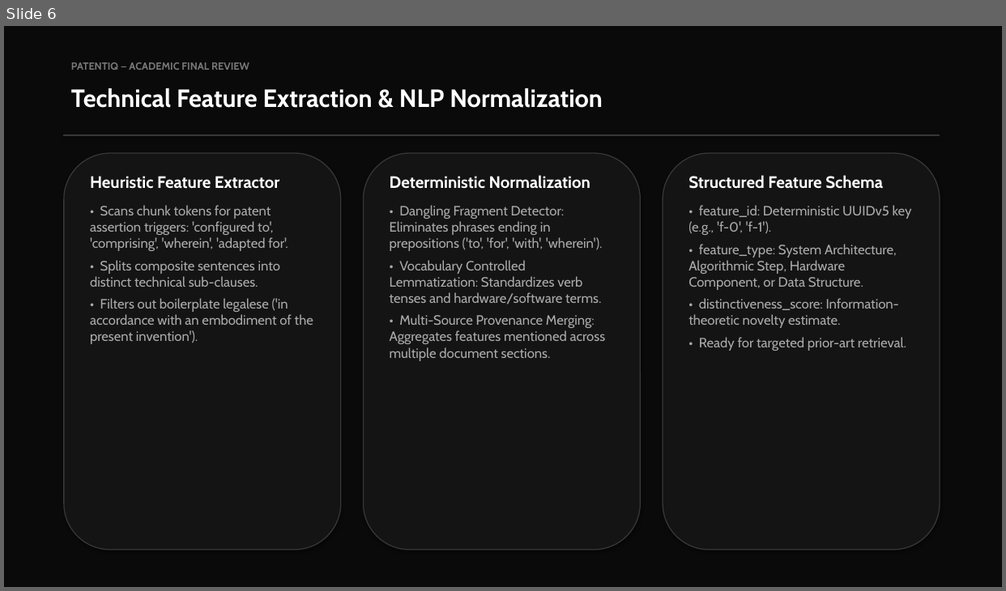
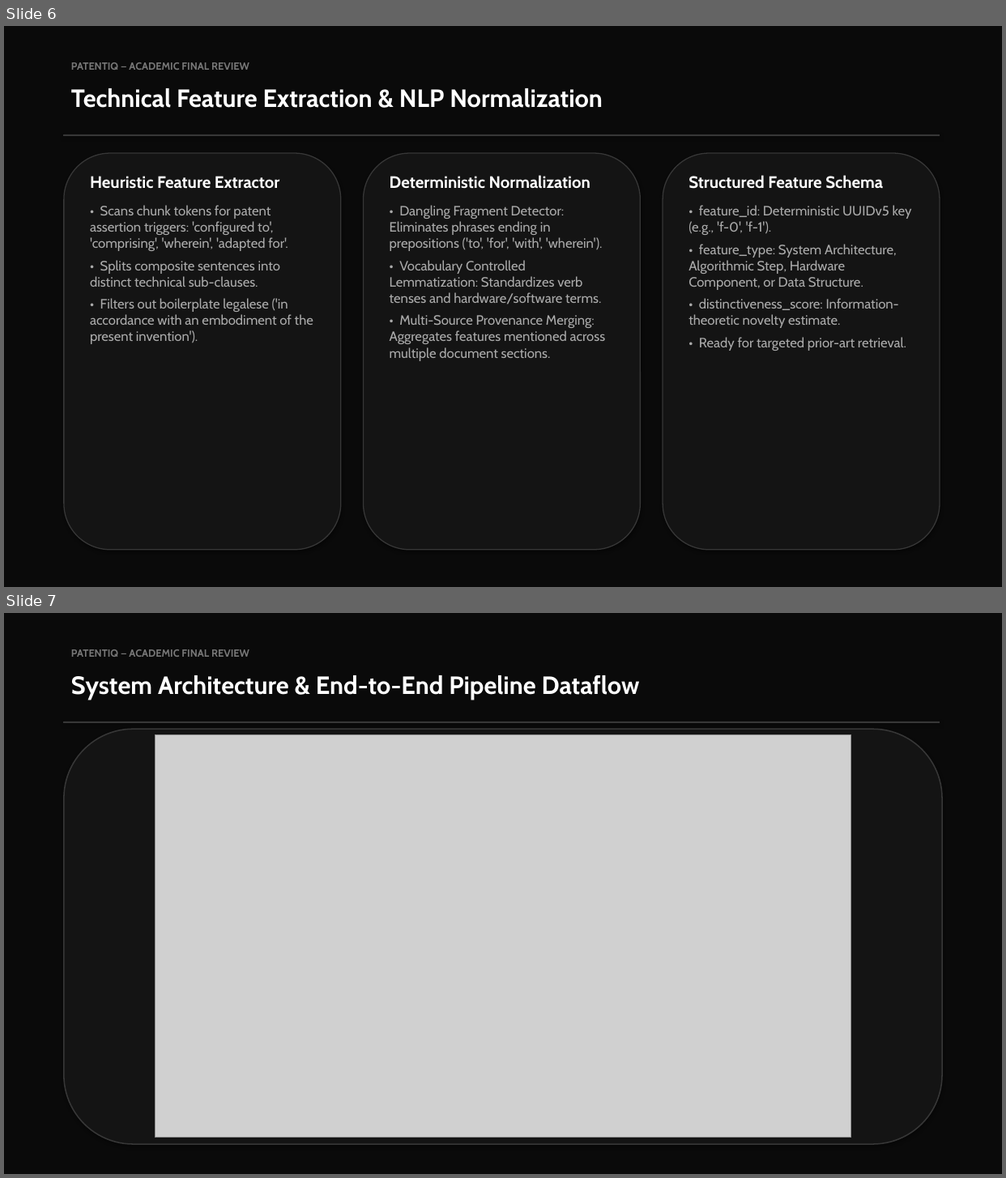
Before and after one commit to karrthiknamasani-bot/PatentIQ, a slide deck: PatentIQ_Final_Review_Presentation.pptx. Shown one above the other, each under a label of ours: slide 6 before the commit, slides 6 and 7 after it. The pictures are 1006x591 and 1006x1178 pixels, drawn with LibreOffice and Linux fonts; fonts in the diff are those of the drawing; grey boxes stand for pictures. Boxes give left, top, right and bottom in pixels: in the first picture for what was removed or moved away, otherwise in the second. Text is boxed around its words. In the diff, an @@ line names an element or a change of style, - is before the commit and + after.

Commit message:
feat(presentation): embed full gitdiagram architecture diagram on slide 7

```diff
--- a/PatentIQ_Final_Review_Presentation.pptx
+++ b/PatentIQ_Final_Review_Presentation.pptx
@@ slide 7 added at <box>4,613,1002,1174</box>, background #0A0A0A @@
@@ text added at <box>71,649,249,657</box>, 10 pt, text #787878, bold @@
+PATENTIQ — ACADEMIC FINAL REVIEW
@@ text added at <box>71,675,640,699</box>, 24 pt, text #FFFFFF, bold @@
+System Architecture & End-to-End Pipeline Dataflow
@@ rectangle added at <box>64,722,940,723</box>, fill #373737, outline #373737 0.75 pt @@
@@ rounded rectangle added at <box>64,729,942,1144</box>, fill #141414, outline #373737 1.2 pt @@
@@ picture added at <box>155,735,851,1138</box> @@
```
Also in this commit, not shown: 1 slide removed, 2 other files.
